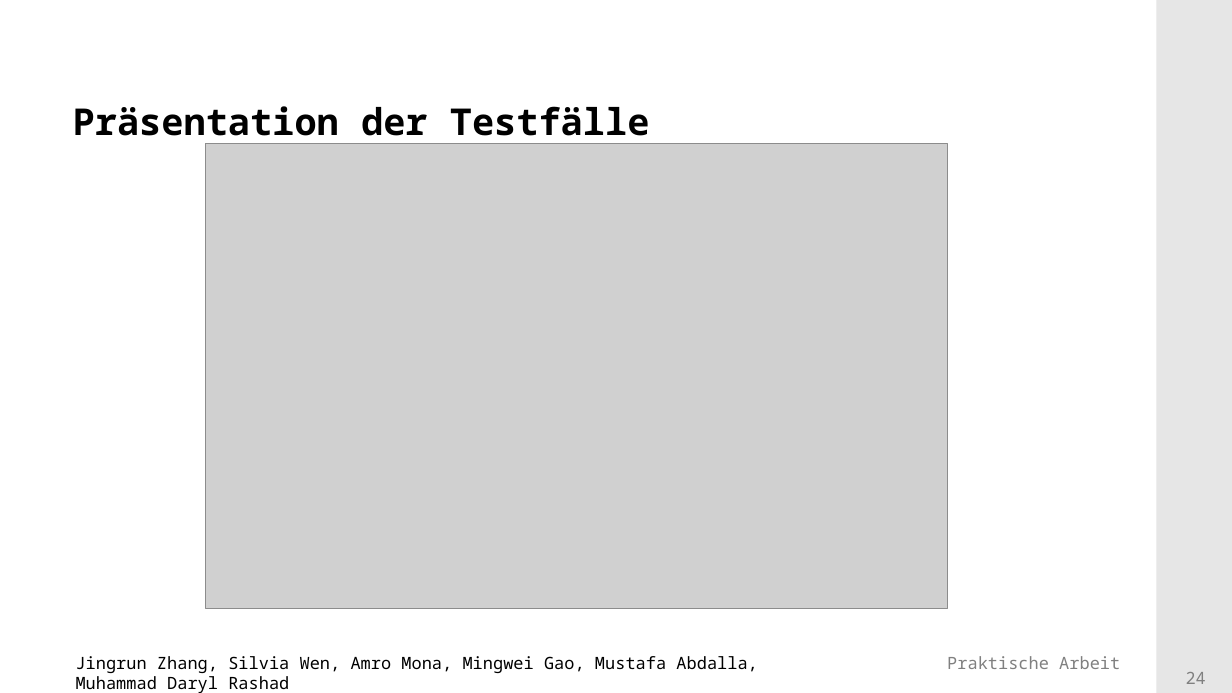
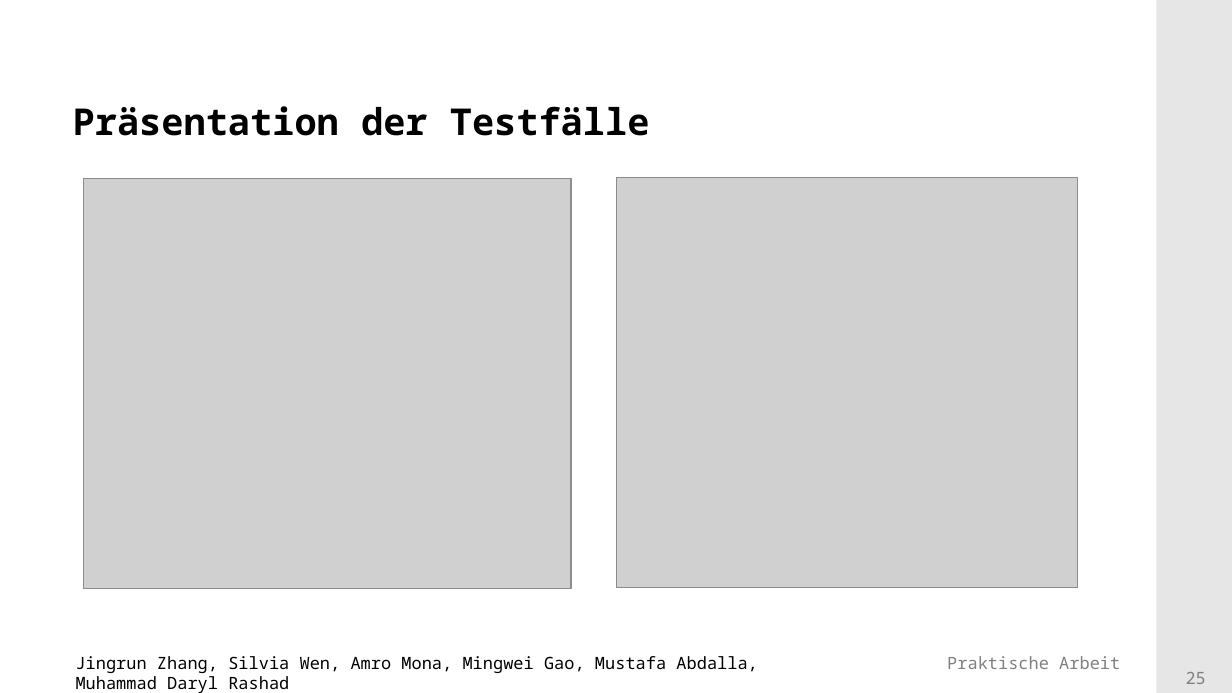
Before and after one commit to Mufasaxi/SimpleBank, a slide deck: slide 25 of prototype/Praesentation_Vorlage_OOP_2023_2_OOP.pptx (slide 24 before the commit). Drawn at 1232x693 pixels with LibreOffice and Linux fonts; fonts in the diff are those of the drawing; grey boxes stand for pictures; background and template pictures are left out. Boxes give left, top, right and bottom in pixels: in the first picture for what was removed or moved away, otherwise in the second. Text is boxed around its words. In the diff, an @@ line names an element or a change of style, - is before the commit and + after.

```diff
--- a/prototype/Praesentation_Vorlage_OOP_2023_2_OOP.pptx
+++ b/prototype/Praesentation_Vorlage_OOP_2023_2_OOP.pptx
@@ picture removed at [205,144,947,609] @@
@@ picture added at [83,179,571,589] @@
@@ picture added at [617,177,1078,588] @@
@@ page number at [1186,672,1206,684]: text changed @@
-24
+25
```
Also in this commit, not shown: 4 other slides changed, 1 slide added.
